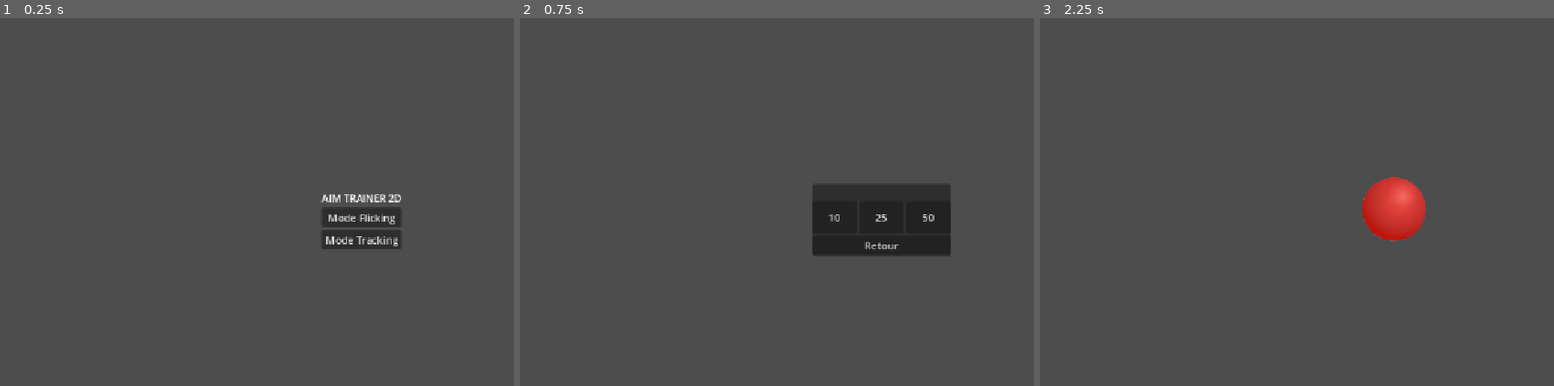
Above: before the commit, frames 1-3 (left to right).
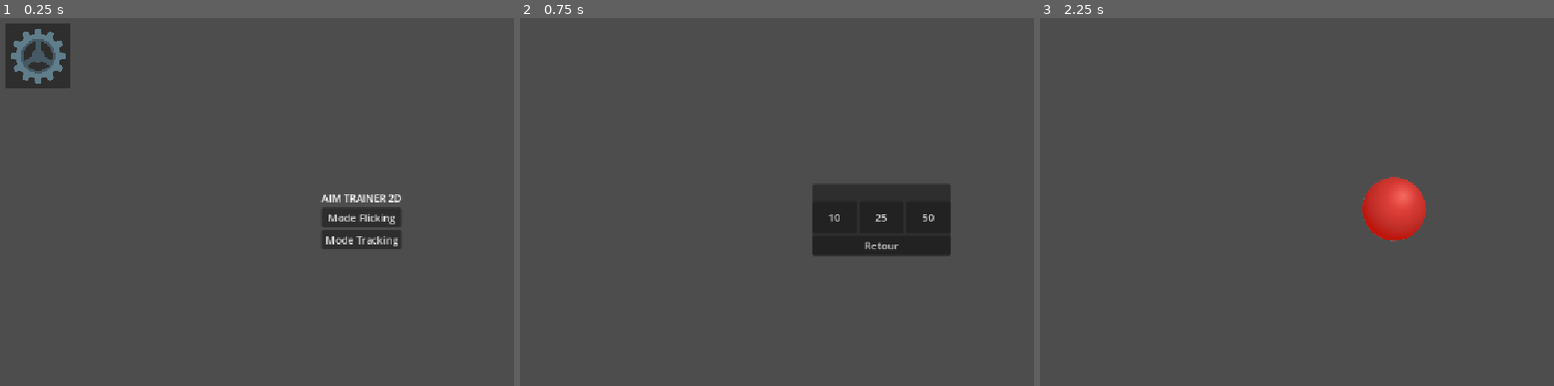
Above: after the commit, the same moments.

Repository: enflak3/trace-x
Game: Godot game, scene res://main_menu.tscn
The game is run twice, just before and just after one commit, with the same random seed, the same clock (stepped at 60 frames per second) and the same inputs.
Inputs:
- Up to frame 1 (0.25 s): no input
- Up to frame 2 (0.75 s): click "Mode Flicking" at 0.5 s
- Up to frame 3 (2.25 s): click "Retour" at 1.25 s; click "Mode Tracking" at 2 s

The runs differ from the first frame. In frame 1, 2.0% of the frame differs, in the area x 1-14%, y 1-20%; in frame 2, nothing differs; in frame 3, nothing differs.

Commit message:
ajout settings
ajout d'un menu paramètres avec la possibilité de :

- switcher entre fullscreen / windowed mode
- afficher un compteur de fps
- selectionner une limite de fps

Diff:
--- a/main_menu.gd
+++ b/main_menu.gd
@@ -1,38 +1,110 @@
 extends Control
 
+# Menu principal
+@onready var main_vbox: VBoxContainer = $VBoxContainer
 @onready var btn_flick: Button = $VBoxContainer/BtnFlick
 @onready var btn_tracking: Button = $VBoxContainer/BtnTracking
-@onready var main_vbox: VBoxContainer = $VBoxContainer
+@onready var btn_settings: Button = $BtnSettings
 
-# Éléments du sous-panneau
+# Sélecteur de cibles Flick
 @onready var flick_panel: PanelContainer = $FlickSelectPanel
 @onready var btn_10: Button = $FlickSelectPanel/VBoxContainer/HBoxContainer/Btn10
 @onready var btn_25: Button = $FlickSelectPanel/VBoxContainer/HBoxContainer/Btn25
 @onready var btn_50: Button = $FlickSelectPanel/VBoxContainer/HBoxContainer/Btn50
 @onready var btn_back: Button = $FlickSelectPanel/VBoxContainer/BtnBack
 
+# Menu Paramètres
+@onready var settings_panel: PanelContainer = $SettingsPanel
+@onready var check_fullscreen: CheckButton = $SettingsPanel/VBoxContainer/CheckFullscreen
+@onready var option_fps: OptionButton = $SettingsPanel/VBoxContainer/HBoxContainer/OptionFps
+@onready var check_show_fps: CheckButton = $SettingsPanel/VBoxContainer/CheckShowFps
+@onready var btn_close_settings: Button = $SettingsPanel/VBoxContainer/BtnCloseSettings
+
+var fps_values: Array[int] = [0, 30, 60, 120, 144, 165, 240, 360]
+
 func _ready() -> void:
 	flick_panel.visible = false
+	settings_panel.visible = false
 
+	# Initialisation Plein écran
+	var current_mode = DisplayServer.window_get_mode()
+	check_fullscreen.button_pressed = (
+		current_mode == DisplayServer.WINDOW_MODE_FULLSCREEN or
+		current_mode == DisplayServer.WINDOW_MODE_EXCLUSIVE_FULLSCREEN
+	)
+
+	# Remplissage de la liste déroulante FPS
+	option_fps.clear()
+	option_fps.add_item("Illimité")
+	option_fps.add_item("30 FPS")
+	option_fps.add_item("60 FPS")
+	option_fps.add_item("120 FPS")
+	option_fps.add_item("144 FPS")
+	option_fps.add_item("165 FPS")
+	option_fps.add_item("240 FPS")
+	option_fps.add_item("360 FPS")
+
+	var current_fps_limit = Engine.max_fps
+	var selected_idx = fps_values.find(current_fps_limit)
+	option_fps.selected = selected_idx if selected_idx != -1 else 0
+
+	# Initialisation Affichage FPS
+	check_show_fps.button_pressed = Sessionmanager.show_fps
+
+	# Connexions boutons du menu
 	btn_flick.pressed.connect(_on_flick_pressed)
 	btn_tracking.pressed.connect(_on_tracking_pressed)
+	btn_settings.pressed.connect(_on_settings_pressed)
 
+	# Connexions sélecteur de cibles
 	btn_10.pressed.connect(func(): _start_flick(10))
 	btn_25.pressed.connect(func(): _start_flick(25))
 	btn_50.pressed.connect(func(): _start_flick(50))
+	btn_back.pressed.connect(_on_back_from_flick)
 
-	btn_back.pressed.connect(func():
-		flick_panel.visible = false
-		main_vbox.visible = true
-	)
+	# Connexions panneau paramètres
+	check_fullscreen.toggled.connect(_on_fullscreen_toggled)
+	option_fps.item_selected.connect(_on_fps_selected)
+	check_show_fps.toggled.connect(_on_show_fps_toggled)
+	btn_close_settings.pressed.connect(_on_close_settings_pressed)
 
+# Navigation
 func _on_flick_pressed() -> void:
 	main_vbox.visible = false
+	btn_settings.visible = false
 	flick_panel.visible = true
 
-func _on_tracking_pressed() -> void:
-	get_tree().change_scene_to_file("res://trackinggame.tscn")
+func _on_back_from_flick() -> void:
+	flick_panel.visible = false
+	main_vbox.visible = true
+	btn_settings.visible = true
 
 func _start_flick(count: int) -> void:
 	Sessionmanager.target_count_setting = count
 	get_tree().change_scene_to_file("res://Main.tscn")
+
+func _on_tracking_pressed() -> void:
+	get_tree().change_scene_to_file("res://TrackingGame.tscn")
+
+func _on_settings_pressed() -> void:
+	main_vbox.visible = false
+	btn_settings.visible = false
+	settings_panel.visible = true
+
+func _on_close_settings_pressed() -> void:
+	settings_panel.visible = false
+	main_vbox.visible = true
+	btn_settings.visible = true
+
+# Actions Paramètres
+func _on_fullscreen_toggled(toggled_on: bool) -> void:
+	if toggled_on:
+		DisplayServer.window_set_mode(DisplayServer.WINDOW_MODE_EXCLUSIVE_FULLSCREEN)
+	else:
+		DisplayServer.window_set_mode(DisplayServer.WINDOW_MODE_WINDOWED)
+
+func _on_fps_selected(index: int) -> void:
+	Sessionmanager.set_fps_limit(fps_values[index])
+
+func _on_show_fps_toggled(toggled_on: bool) -> void:
+	Sessionmanager.set_fps_display(toggled_on)
--- a/main_menu.tscn
+++ b/main_menu.tscn
@@ -1,6 +1,7 @@
 [gd_scene format=3 uid="uid://cs4vtsvd807ms"]
 
 [ext_resource type="Script" uid="uid://c614wg7dau8a8" path="res://main_menu.gd" id="1_06t4h"]
+[ext_resource type="Texture2D" uid="uid://daryke23gue0j" path="res://gear-removebg-preview.png" id="2_7vrkn"]
 
 [node name="MainMenu" type="Control" unique_id=1301583674]
 layout_mode = 3
@@ -81,5 +82,60 @@
 layout_mode = 2
 text = "Retour"
 
+[node name="BtnSettings" type="Button" parent="." unique_id=832547318]
+layout_mode = 1
+offset_left = 15.0
+offset_top = 15.0
+offset_right = 523.0
+offset_bottom = 523.0
+scale = Vector2(0.2, 0.2)
+offset_transform_enabled = true
+icon = ExtResource("2_7vrkn")
+
+[node name="SettingsPanel" type="PanelContainer" parent="." unique_id=117764600]
+visible = false
+layout_mode = 1
+anchors_preset = 8
+anchor_left = 0.5
+anchor_top = 0.5
+anchor_right = 0.5
+anchor_bottom = 0.5
+offset_left = -20.0
+offset_top = -20.0
+offset_right = 20.0
+offset_bottom = 20.0
+grow_horizontal = 2
+grow_vertical = 2
+
+[node name="VBoxContainer" type="VBoxContainer" parent="SettingsPanel" unique_id=1628153138]
+layout_mode = 2
+
+[node name="Label" type="Label" parent="SettingsPanel/VBoxContainer" unique_id=161372388]
+layout_mode = 2
+text = "PARAMÈTRES	"
+horizontal_alignment = 1
+
+[node name="CheckFullscreen" type="CheckButton" parent="SettingsPanel/VBoxContainer" unique_id=1894645687]
+layout_mode = 2
+text = "Plein écran"
+
+[node name="HBoxContainer" type="HBoxContainer" parent="SettingsPanel/VBoxContainer" unique_id=343986641]
+layout_mode = 2
+
+[node name="Label" type="Label" parent="SettingsPanel/VBoxContainer/HBoxContainer" unique_id=1339917649]
+layout_mode = 2
+text = "Limite FPS : "
+
+[node name="OptionFps" type="OptionButton" parent="SettingsPanel/VBoxContainer/HBoxContainer" unique_id=409852440]
+layout_mode = 2
+
+[node name="CheckShowFps" type="CheckButton" parent="SettingsPanel/VBoxContainer" unique_id=515276170]
+layout_mode = 2
+text = "Afficher les FPS"
+
+[node name="BtnCloseSettings" type="Button" parent="SettingsPanel/VBoxContainer" unique_id=1325409911]
+layout_mode = 2
+text = "Fermer"
+
 [connection signal="pressed" from="VBoxContainer/BtnFlick" to="." method="_on_btn_flick_pressed"]
 [connection signal="pressed" from="VBoxContainer/BtnTracking" to="." method="_on_btn_tracking_pressed"]
--- a/project.godot
+++ b/project.godot
@@ -21,8 +21,10 @@
 
 [display]
 
+window/size/mode=3
 window/stretch/mode="canvas_items"
 window/stretch/aspect="expand"
+window/vsync/vsync_mode=0
 
 [physics]
 
--- a/sessionmanager.gd
+++ b/sessionmanager.gd
@@ -1,53 +1,45 @@
 extends Node
 
-const SAVE_PATH: String = "user://session_history.json"
+var target_count_setting: int = 10
+var history: Array = []
 
-# Tableau contenant l'historique complet des sessions
-var history: Array = []
-var target_count_setting: int = 10
+# Overlay FPS global
+var fps_label: Label = null
+var show_fps: bool = false
 
 func _ready() -> void:
-	load_history()
+	# CanvasLayer indépendant pour que l'overlay reste par-dessus toutes les scènes
+	var canvas_layer = CanvasLayer.new()
+	canvas_layer.layer = 128
+	add_child(canvas_layer)
 
-func save_session(mode_name: String, session_metrics: Dictionary) -> void:
-	var session_entry = {
-		"session_id": history.size() + 1,
+	fps_label = Label.new()
+	fps_label.visible = false
+	fps_label.set_anchors_preset(Control.PRESET_BOTTOM_RIGHT)
+	fps_label.offset_left = -90
+	fps_label.offset_top = -30
+	fps_label.offset_right = -10
+	fps_label.offset_bottom = -10
+	fps_label.horizontal_alignment = HORIZONTAL_ALIGNMENT_RIGHT
+	fps_label.modulate = Color(1, 1, 1, 0.7)
+	canvas_layer.add_child(fps_label)
+
+func _process(_delta: float) -> void:
+	if show_fps and fps_label:
+		fps_label.text = str(Engine.get_frames_per_second()) + " FPS"
+
+func set_fps_display(enabled: bool) -> void:
+	show_fps = enabled
+	if fps_label:
+		fps_label.visible = enabled
+
+func set_fps_limit(limit: int) -> void:
+	Engine.max_fps = limit
+
+func save_session(mode_name: String, metrics: Dictionary) -> void:
+	var entry = {
 		"mode": mode_name,
-		"timestamp_unix": Time.get_unix_time_from_system(),
-		"datetime_iso": Time.get_datetime_string_from_system(false, true),
-		"display_resolution": {
-			"width": get_viewport().get_visible_rect().size.x,
-			"height": get_viewport().get_visible_rect().size.y
-		},
-		"metrics": session_metrics
+		"metrics": metrics,
+		"timestamp": Time.get_datetime_string_from_system()
 	}
-
-	history.append(session_entry)
-	write_to_disk()
-	print("[SessionManager] Session #", session_entry["session_id"], " (", mode_name, ") sauvegardée.")
-
-func write_to_disk() -> void:
-	var file = FileAccess.open(SAVE_PATH, FileAccess.WRITE)
-	if file:
-		file.store_string(JSON.stringify(history, "\t"))
-		file.close()
-	else:
-		printerr("[SessionManager] Erreur lors de l'ouverture du fichier en écriture.")
-
-func load_history() -> void:
-	if not FileAccess.file_exists(SAVE_PATH):
-		history = []
-		return
-
-	var file = FileAccess.open(SAVE_PATH, FileAccess.READ)
-	if file:
-		var content = file.get_as_text()
-		file.close()
-		var parsed = JSON.parse_string(content)
-		if parsed is Array:
-			history = parsed
-		else:
-			history = []
-
-func get_sessions_by_mode(mode_name: String) -> Array:
-	return history.filter(func(s): return s["mode"] == mode_name)
+	history.append(entry)
Binary file added: gear-removebg-preview.png
Not shown, added: gear-removebg-preview.png.import
